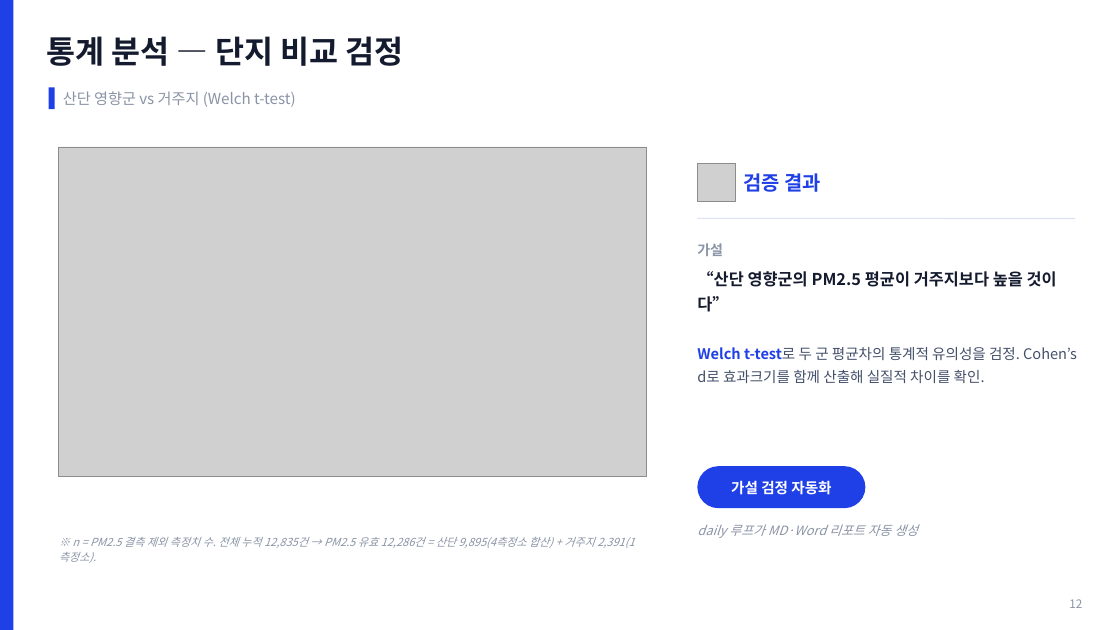
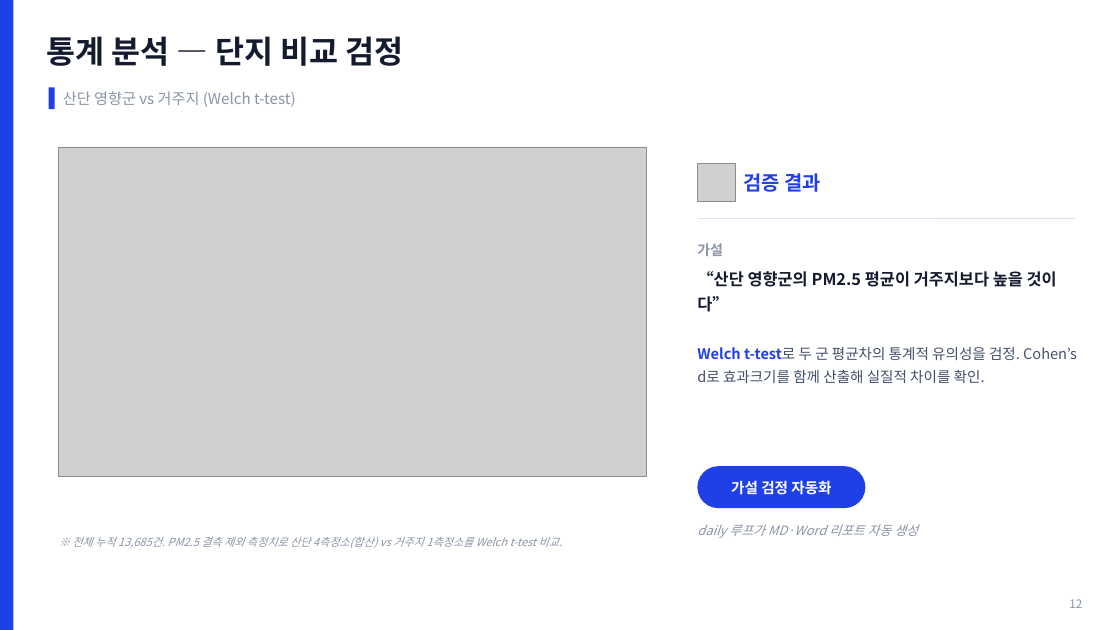
Before and after one commit to robinho0329/chungbuk-air-quality-monitor, a slide deck: slide 13 of reports/portfolio/포트폴리오_충북대기질_SPC.pptx (slide 12 before the commit). Drawn at 1120x630 pixels with LibreOffice and Linux fonts; fonts in the diff are those of the drawing; grey boxes stand for pictures. Boxes give left, top, right and bottom in pixels: in the first picture for what was removed or moved away, otherwise in the second. Text is boxed around its words. In the diff, an @@ line names an element or a change of style, - is before the commit and + after.

```diff
--- a/reports/portfolio/포트폴리오_충북대기질_SPC.pptx
+++ b/reports/portfolio/포트폴리오_충북대기질_SPC.pptx
@@ text at (72, 537, 562, 548): text changed @@
-※ n = PM2.5 결측 제외 측정치 수. 전체 누적 12,835건 → PM2.5 유효 12,286건 = 산단 9,895(4측정소 합산) + 거주지 2,391(1측정소).
+※ 전체 누적 13,685건. PM2.5 결측 제외 측정치로 산단 4측정소(합산) vs 거주지 1측정소를 Welch t-test 비교.
```
Also in this commit, not shown: 7 other slides changed, 2 slides added, 5 other files.
